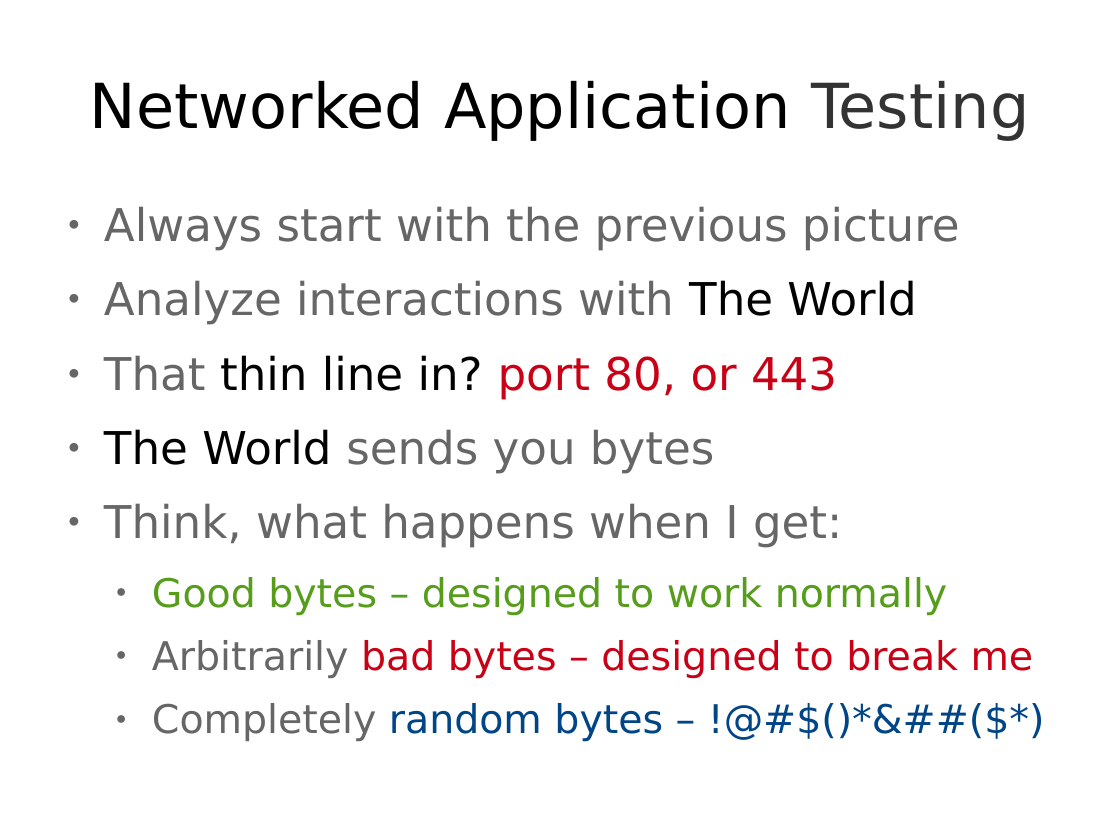
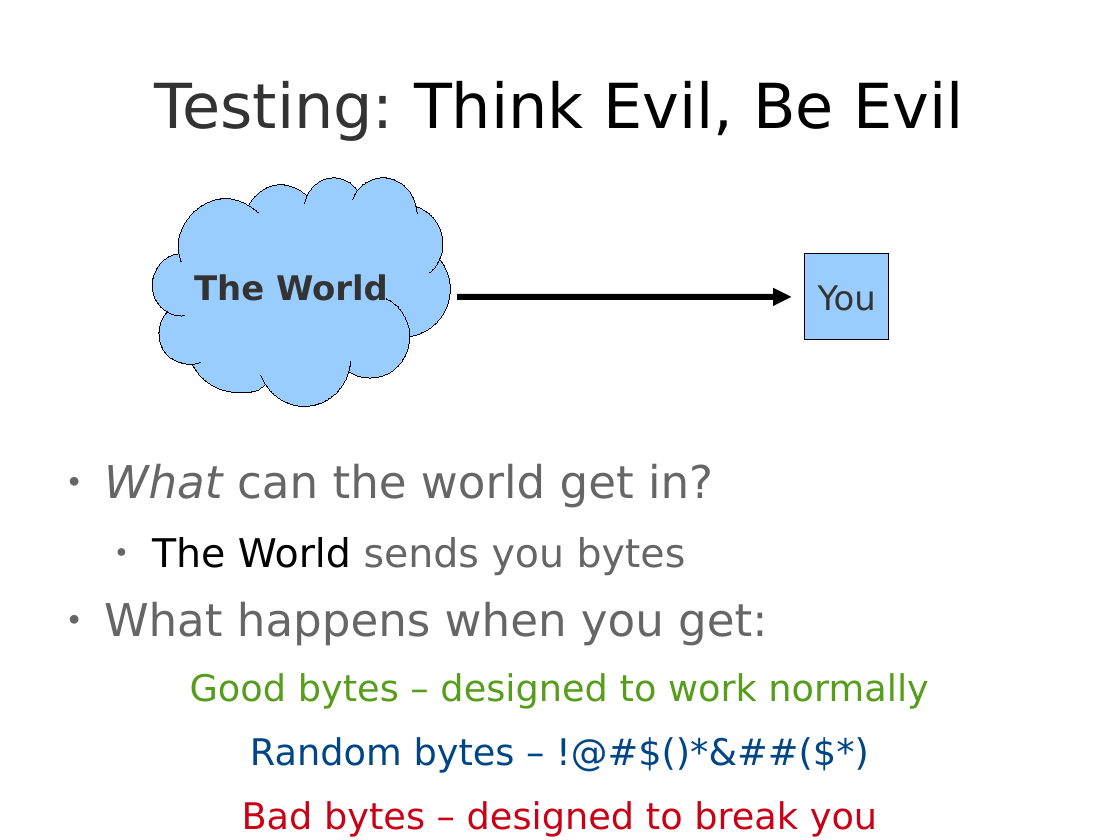
Before and after one commit to Jarvishappy/15-441-Recitation-Sessions, a slide deck: slide 10 of recitation4/src/recitation4-david.odp (slide 13 before the commit). Drawn at 1120x840 pixels with LibreOffice and Linux fonts; fonts in the diff are those of the drawing. Boxes give left, top, right and bottom in pixels: in the first picture for what was removed or moved away, otherwise in the second. Text is boxed around its words. In the diff, an @@ line names an element or a change of style, - is before the commit and + after.

```diff
--- a/recitation4/src/recitation4-david.odp
+++ b/recitation4/src/recitation4-david.odp
@@ title at (155,80,963,141): text changed @@
-Networked Application Testing
+Testing: Think Evil, Be Evil
@@ freeform shape added at (152,178,450,407), fill #99CCFF, outline #000000 0 pt, 24 pt, text #333333, bold @@
+The World
@@ rectangle added at (805,254,889,339), fill #99CCFF, outline #000000 0 pt, 24 pt, text #333333 @@
+You
@@ arrow added from (457, 297) to (792, 297), #000000 4.31 pt @@
@@ text "What can the world get ...": place and size @@
-text "What can the world get ..." at (104,206,1034,742)
+text "What can the world get ..." at (104,463,928,837)
@@ text at (104,463,713,508): text changed @@
-● Always start with the previous picture
-● Analyze interactions with The World
-● That thin line in? port 80, or 443
+● What can the world get in?
@@ text at (152,537,928,709): size 32 to 28 pt in "The World sends you bytes"; size 28 to 26 pt in "Good bytes – designed to work normally"; list level 1 to 2 in "The World sends you bytes"; alignment left to centre; bullet ● to none; list level 2 to 1 in "Good bytes – designed to ..." @@
@@ text at (104,601,767,646): text changed @@
-● Think, what happens when I get:
+● What happens when you get:
@@ text at (242,737,877,837): text changed; size 28 to 26 pt @@
-  ● Arbitrarily bad bytes – designed to break me
-  ● Completely random bytes – !@#$()*&##($*)
+Random bytes – !@#$()*&##($*)
+Bad bytes – designed to break you
```
Also in this commit, not shown: 10 other slides changed, 3 slides added, 15 slides removed, 3 other files.
